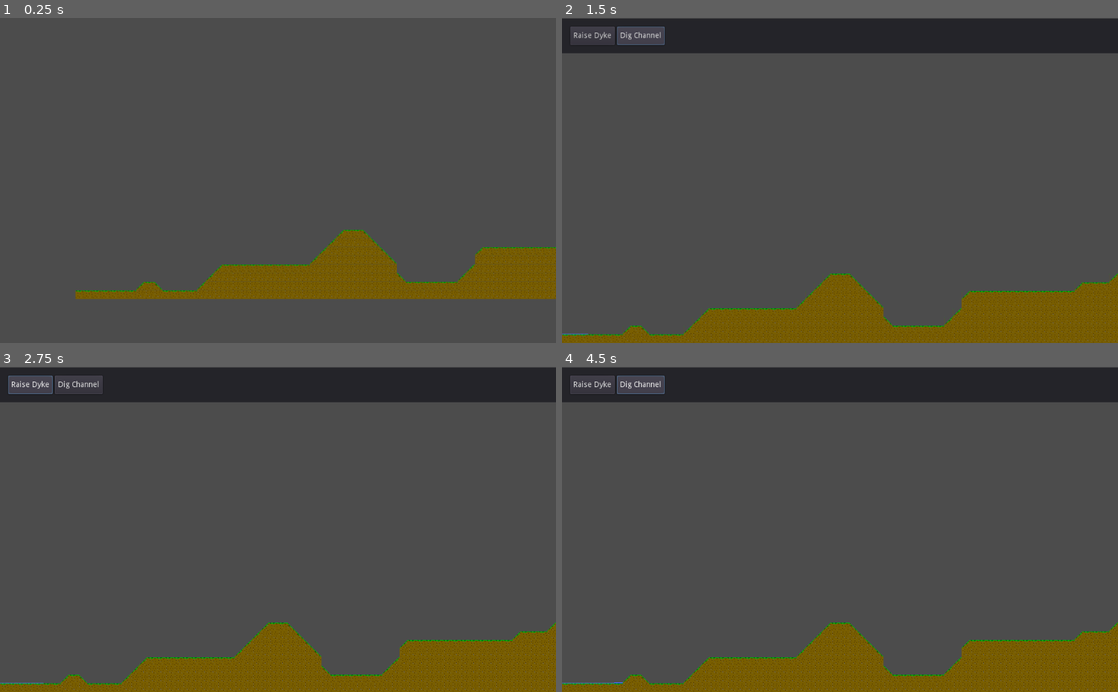
Above: before the commit, frames 1-4 (two rows, left to right).
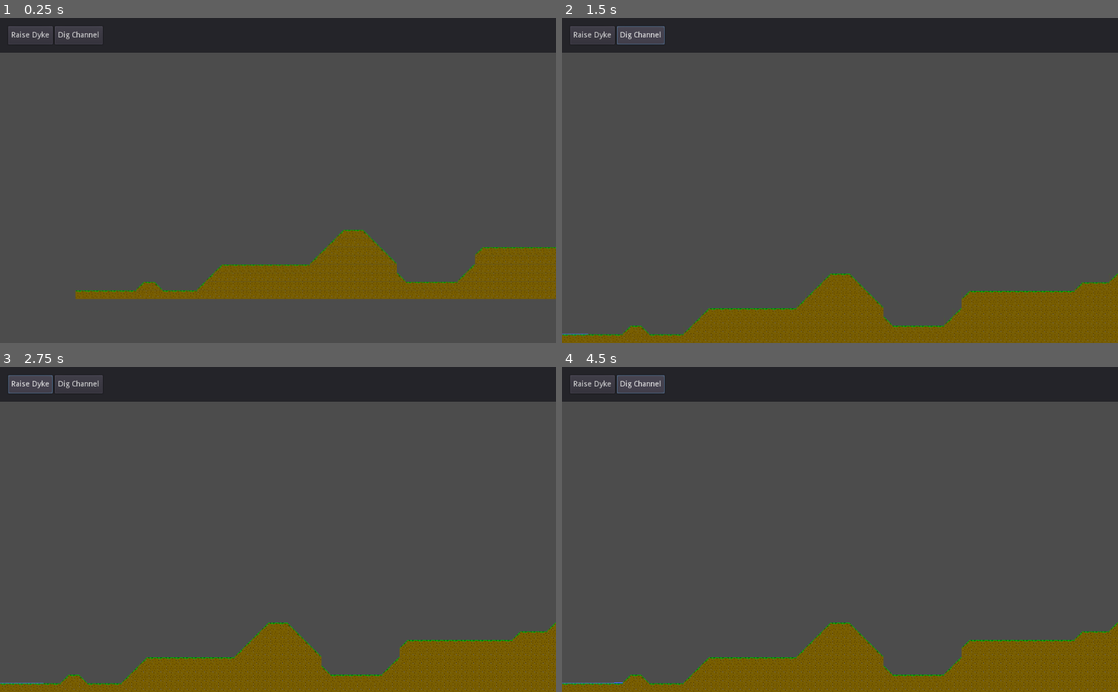
Above: after the commit, the same moments.

Repository: Groogy/LudumDare49
Game: Godot game, scene res://scenes/Game.tscn
Same seed, same stepped clock (60 frames per second), same inputs: the game is played once before the commit and once after it.
Inputs:
- Up to frame 1 (0.25 s): no input
- Up to frame 2 (1.5 s): click "Raise Dyke" at 0.5 s; click "Dig Channel" at 1.25 s
- Up to frame 3 (2.75 s): click "Raise Dyke" at 2 s
- Up to frame 4 (4.5 s): click "Dig Channel" at 2.75 s; click "Raise Dyke" at 3.5 s; click "Dig Channel" at 4.25 s

The runs differ from the first frame. In frame 1, 9.9% of the frame differs, in the area x 0-100%, y 0-11%; in frame 2, 0.6%; in frame 3, 0.6%; in frame 4, 0.6%.

Commit message:
Interface now on it's own canvas layer

Diff:
--- a/scenes/Game.tscn
+++ b/scenes/Game.tscn
@@ -36,6 +36,6 @@
 [node name="ToolManager" type="Node" parent="."]
 script = ExtResource( 7 )
 
-[node name="TopBarInterface" parent="." instance=ExtResource( 5 )]
-margin_top = -599.0
-margin_bottom = -535.0
+[node name="Interface" type="CanvasLayer" parent="."]
+
+[node name="TopBarInterface" parent="Interface" instance=ExtResource( 5 )]
